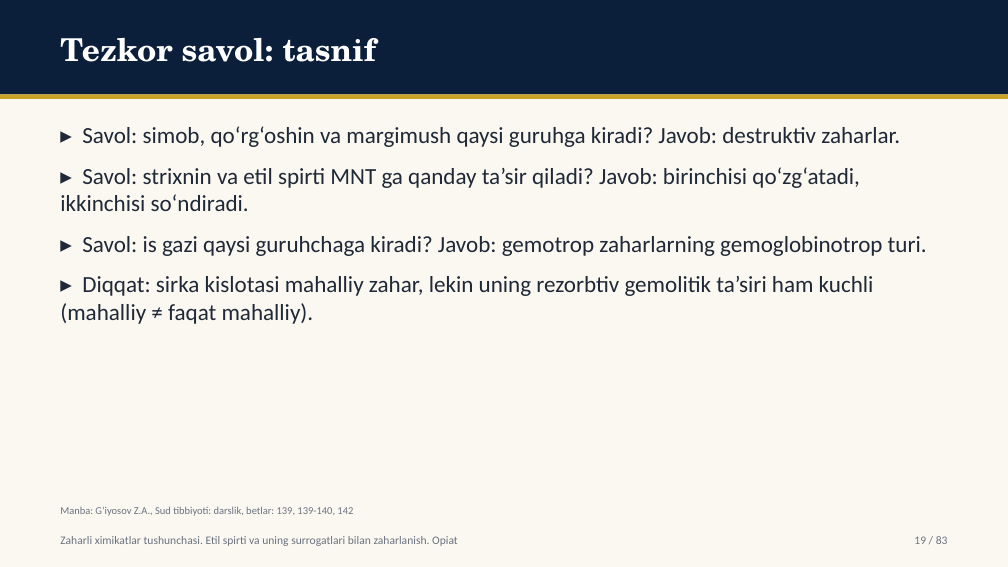
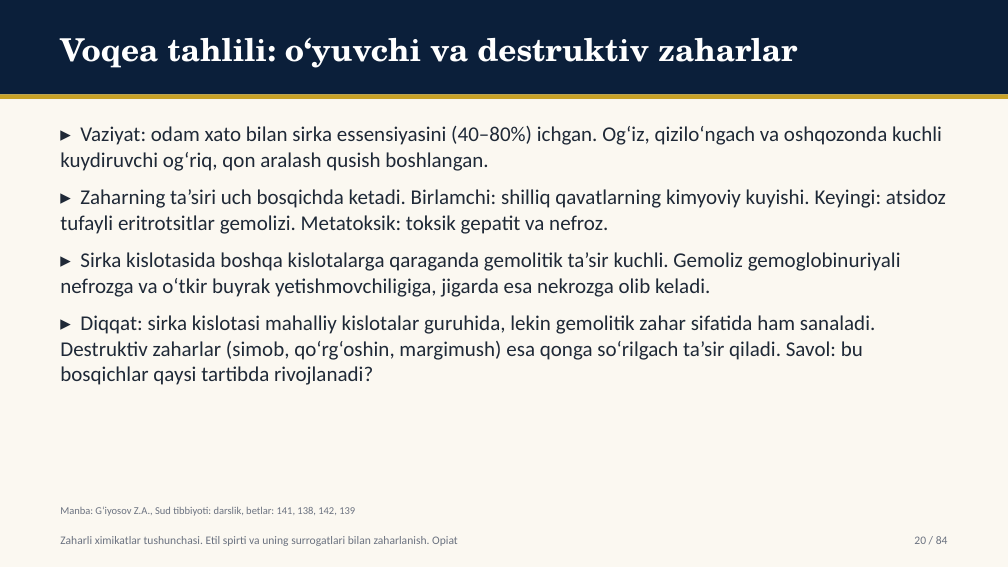
Before and after one commit to davlatsudekspert/forensic-expert, a slide deck: slide 20 of out/ktp26-u-29.pptx (slide 19 before the commit). Drawn at 1008x567 pixels with LibreOffice and Linux fonts; fonts in the diff are those of the drawing. Boxes give left, top, right and bottom in pixels: in the first picture for what was removed or moved away, otherwise in the second. Text is boxed around its words. In the diff, an @@ line names an element or a change of style, - is before the commit and + after.

```diff
--- a/out/ktp26-u-29.pptx
+++ b/out/ktp26-u-29.pptx
@@ text at box(60, 37, 797, 68): text changed @@
-Tezkor savol: tasnif
+Voqea tahlili: o‘yuvchi va destruktiv zaharlar
@@ text at box(60, 126, 946, 385): text changed; size 22 to 20 pt @@
-▸ Savol: simob, qo‘rg‘oshin va margimush qaysi guruhga kiradi? Javob: destruktiv zaharlar.
-▸ Savol: strixnin va etil spirti MNT ga qanday ta’sir qiladi? Javob: birinchisi qo‘zg‘atadi, ikkinchisi so‘ndiradi.
-▸ Savol: is gazi qaysi guruhchaga kiradi? Javob: gemotrop zaharlarning gemoglobinotrop turi.
-▸ Diqqat: sirka kislotasi mahalliy zahar, lekin uning rezorbtiv gemolitik ta’siri ham kuchli (mahalliy ≠ faqat mahalliy).
+▸ Vaziyat: odam xato bilan sirka essensiyasini (40–80%) ichgan. Og‘iz, qizilo‘ngach va oshqozonda kuchli kuydiruvchi og‘riq, qon aralash qusish boshlangan.
+▸ Zaharning ta’siri uch bosqichda ketadi. Birlamchi: shilliq qavatlarning kimyoviy kuyishi. Keyingi: atsidoz tufayli eritrotsitlar gemolizi. Metatoksik: toksik gepatit va nefroz.
+▸ Sirka kislotasida boshqa kislotalarga qaraganda gemolitik ta’sir kuchli. Gemoliz gemoglobinuriyali nefrozga va o‘tkir buyrak yetishmovchiligiga, jigarda esa nekrozga olib keladi.
+▸ Diqqat: sirka kislotasi mahalliy kislotalar guruhida, lekin gemolitik zahar sifatida ham sanaladi. Destruktiv zaharlar (simob, qo‘rg‘oshin, margimush) esa qonga so‘rilgach ta’sir qiladi. Savol: bu bosqichlar qaysi tartibda rivojlanadi?
@@ text at box(60, 506, 355, 516): text changed @@
-Manba: G‘iyosov Z.A., Sud tibbiyoti: darslik, betlar: 139, 139-140, 142
+Manba: G‘iyosov Z.A., Sud tibbiyoti: darslik, betlar: 141, 138, 142, 139
@@ text at box(914, 536, 948, 544): text changed @@
-19 / 83
+20 / 84
```
Also in this commit, not shown: 58 other slides changed, 23 slides added, 22 slides removed, 32 other files.
